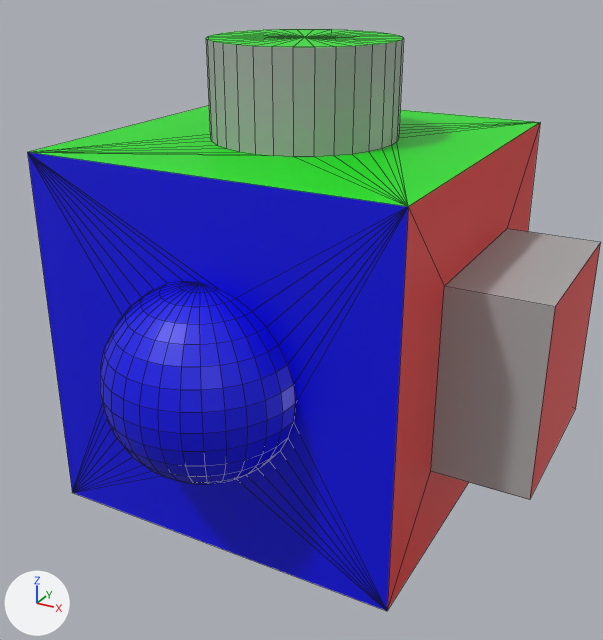
What one commit did to the COLLADA model primitives/OrientationCube.dae.
Rendered twice from a camera (50 mm lens) standing at (1.072, -1.966, 0.946) and looking at (0.046, -0.1, 0.013). Every picture has the same lights, and +X, +Y and +Z are marked at lower left. Mesh edges are drawn as thin lines. Where no turn or scale is listed for an object, it has been applied to the vertices. Vertices at the same position are counted once.
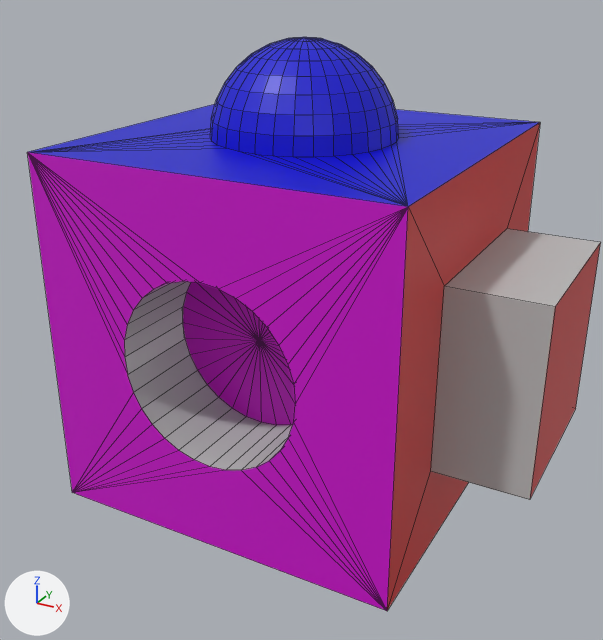
Edits to the bpy script that builds the scene:
```text
Change mat_gray:
    mat_gray.base_color: (0.4, 0.4, 0.4) -> (0.512, 0.512, 0.512)  # grey #aaaaaa -> grey #bebebe
Change mat_blue:
    mat_blue.base_color: (0.0, 0.0, 0.8) -> (0.0, 0.0, 0.64)  # blue #0000e7 -> blue #0000d1
Change mat_red:
    mat_red.base_color: (0.8, 0.0, 0.0) -> (0.64, 0.0, 0.0)  # red #e70000 -> red #d10000
Change mat_magenta:
    mat_magenta.base_color: (0.8, 0.0, 0.8) -> (0.64, 0.0, 0.64)  # pink #e700e7 -> pink #d100d1
Change mat_green:
    mat_green.base_color: (0.0, 0.8, 0.0) -> (0.0, 0.64, 0.0)  # green #00e700 -> green #00d100
Change me_cube:
    used by ob_cube; location = (0.0, 0.0, 0.0)
    remove me_cube.from_pydata(...)  # 749 vertices, 871 faces; spans x -0.5..0.75, y -0.75..0.5, z -0.5..0.75
    add me_cube.from_pydata(...)  # 668 vertices, 786 faces; spans x -0.5..0.75, y -0.5..0.75, z -0.5..0.75
    me_cube part 1: 287 vertices removed from x -0.25..0.25, y -0.245..0.5, z -0.25..0.25; 256 vertices added at x -0.25..0.25, y -0.25..0.245, z -0.451..0.25
    me_cube part 2: 274 vertices removed from x -0.25..0.25, y -0.75..-0.5, z -0.25..0.25
    me_cube part 3: 33 vertices removed from x -0.25..0.25, y -0.25..0.25, z 0.5..0.75; 224 vertices added at x -0.245..0.245, y -0.245..0.245, z 0.549..0.745
    me_cube part 4: 21 faces spanning x -0.5..0.5, y -0.5, z -0.5..0.5 switch from mat_blue (blue #0000e7) to mat_magenta (pink #d100d1)
    me_cube part 5: 23 faces spanning x -0.5..0.5, y -0.5..0.5, z 0.5 switch from mat_green (green #00e700) to mat_blue (blue #0000d1)
```

Where the change shows, as pixel boxes [x1, y1, x2, y2] in the pictures (603 x 640 px; the box of a moved part takes in the faces that stretch with it):
'Cube', recoloured, reshaped (blue to pink): before [27, 29, 601, 611]; after [27, 37, 601, 611]
part 1 of me_cube, moved or reshaped (not visible before): after [124, 281, 295, 470]
part 2 of me_cube, deleted (blue): before [28, 152, 407, 610]
part 3 of me_cube, built on: before [206, 29, 404, 157]; after [210, 37, 399, 157]
part 4 of me_cube, recoloured (blue to pink): [28, 153, 408, 611] in both
part 5 of me_cube, recoloured (green to blue): [33, 110, 540, 207] in both
